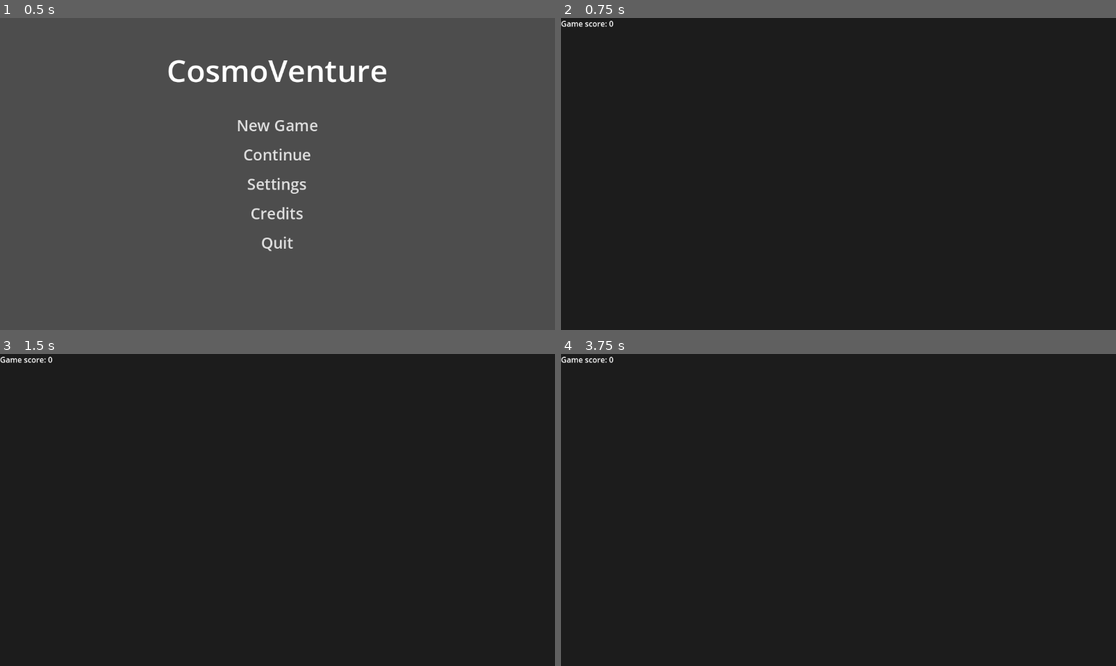
Above: before the commit, frames 1-4 (two rows, left to right).
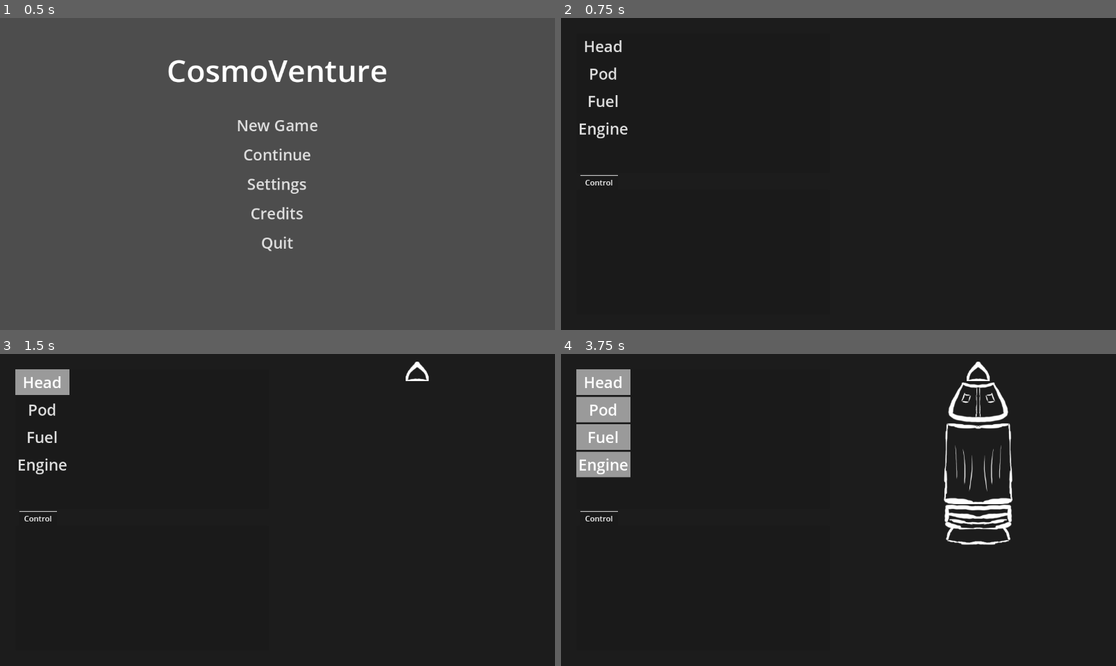
Above: after the commit, the same moments.

Repository: 100-Devs-1-Game/CosmoVenture
Game: Godot game, scene res://main.tscn
Two runs of this game, one before a commit and one after it. Both use one fixed random seed, a clock stepped at 60 frames per second and the inputs below.
Inputs (mouse positions are in pixels of both pictures, inside the frame that each line leads up to):
- Up to frame 1 (0.5 s): no input
- Up to frame 2 (0.75 s): click "New Game" at 0.5 s
- Up to frame 3 (1.5 s): click (44, 382) at 1.25 s, where only the run after the commit has a clickable "Head"
- Up to frame 4 (3.75 s): click (605, 410) at 2 s, where only the run after the commit has a clickable "Pod"; click (605, 438) at 2.75 s, where only the run after the commit has a clickable "Fuel"; click (605, 463) at 3.5 s, where only the run after the commit has a clickable "Engine"

Frame 1 is identical in both runs. In frame 2, 0.7% of the frame differs, in the area x 0-13%, y 0-54%; in frame 3, 1.5%; in frame 4, 5.5%, in the area x 0-82%, y 0-62%.

Commit message:
Basic craft assembly.

Diff:
--- /dev/null
+++ b/src/game/assembly_line.gd
@@ -0,0 +1,44 @@
+# TODO: @tool allows seeing redrawn items in 2D. Remove for actual game.
+@tool
+class_name AssemblyLine extends Node2D
+
+@onready var parts_scene := preload("res://game/parts/space_craft_parts.tscn").instantiate()
+
+var data: GameData
+var craft_parts: Array[Sprite2D] = []
+
+
+func _ready() -> void:
+	pass
+
+
+func _draw() -> void:
+	var x = 0
+	var y = 0
+	var width = 0
+	var height = 0
+	var pscale = 1
+	for part in craft_parts:
+		var size = part.get_rect().size
+		width = max(width, size.x)
+		height += size.y
+		pscale = get_viewport_rect().size.y / height
+	pscale = min(pscale, 0.5)
+	for part in craft_parts:
+		var size = part.get_rect().size
+		var view_size = get_viewport_rect().size
+		x = view_size.x / 4 - size.x / 2 * pscale
+		draw_texture_rect_region(part.texture, Rect2(x, y, size.x * pscale, size.y * pscale),
+			part.region_rect)
+		y += size.y * pscale
+
+
+
+func assemble_craft(data: GameData) -> void:
+	craft_parts.clear()
+	craft_parts.append(parts_scene.find_child(data.selected_head))
+	craft_parts.append(parts_scene.find_child(data.selected_pod))
+	craft_parts.append(parts_scene.find_child(data.selected_fuel))
+	craft_parts.append(parts_scene.find_child(data.selected_engine))
+	craft_parts = craft_parts.filter(func(part): return part != null)
+	queue_redraw()
--- a/src/game/game.gd
+++ b/src/game/game.gd
@@ -2,10 +2,48 @@
 
 @export var data: GameData
 
+
 func _ready() -> void:
-	print("Game ready")
-	print("Score: " + str(data.score))
-	%Label.text = "Game score: " + str(data.score)
+	# Assemble on load of saved data.
+	%HeadCheckButton.set_pressed_no_signal(!data.selected_head.is_empty())
+	%PodCheckButton.set_pressed_no_signal(!data.selected_pod.is_empty())
+	%FuelCheckButton.set_pressed_no_signal(!data.selected_fuel.is_empty())
+	%EngineCheckButton.set_pressed_no_signal(!data.selected_engine.is_empty())
+	_assemble()
 
-func _process(delta: float) -> void:
-	%Label.text = "Game score: " + str(data.score)
+
+func _assemble() -> void:
+	var assembly_line: AssemblyLine = get_node("%AssemblyLine")
+	assembly_line.assemble_craft(data)
+
+
+func _on_head_check_button_toggled(toggled_on: bool) -> void:
+	if toggled_on:
+		data.selected_head = "HeadMk1"
+	else:
+		data.selected_head = ""
+	_assemble()
+
+
+func _on_pod_check_button_toggled(toggled_on: bool) -> void:
+	if toggled_on:
+		data.selected_pod = "PodMk1"
+	else:
+		data.selected_pod = ""
+	_assemble()
+
+
+func _on_fuel_check_button_toggled(toggled_on: bool) -> void:
+	if toggled_on:
+		data.selected_fuel = "FuelMk1"
+	else:
+		data.selected_fuel = ""
+	_assemble()
+
+
+func _on_engine_check_button_toggled(toggled_on: bool) -> void:
+	if toggled_on:
+		data.selected_engine = "EngineMk1"
+	else:
+		data.selected_engine = ""
+	_assemble()
--- a/src/game/game.tscn
+++ b/src/game/game.tscn
@@ -1,6 +1,15 @@
-[gd_scene load_steps=2 format=3 uid="uid://cgd1x67pxpavn"]
+[gd_scene load_steps=7 format=3 uid="uid://cgd1x67pxpavn"]
 
 [ext_resource type="Script" uid="uid://d1pro72fdayqf" path="res://game/game.gd" id="1_l1rk1"]
+[ext_resource type="Script" uid="uid://c867l8s4sq4r2" path="res://game/assembly_line.gd" id="2_h7iqs"]
+[ext_resource type="PackedScene" uid="uid://qbnv5tebsywq" path="res://game/parts/space_craft_parts.tscn" id="3_h7iqs"]
+
+[sub_resource type="StyleBoxFlat" id="StyleBoxFlat_h7iqs"]
+bg_color = Color(0.60324824, 0.6032482, 0.60324806, 1)
+
+[sub_resource type="StyleBoxEmpty" id="StyleBoxEmpty_4fuuu"]
+
+[sub_resource type="StyleBoxEmpty" id="StyleBoxEmpty_h7iqs"]
 
 [node name="Game" type="Control"]
 process_mode = 1
@@ -33,9 +42,112 @@
 theme_override_constants/margin_right = 16
 theme_override_constants/margin_bottom = 16
 
-[node name="Label" type="Label" parent="."]
+[node name="HBoxContainer" type="HBoxContainer" parent="MarginContainer"]
+layout_mode = 2
+
+[node name="MissionControl" type="Control" parent="MarginContainer/HBoxContainer"]
+layout_mode = 2
+size_flags_horizontal = 3
+
+[node name="MarginContainer" type="MarginContainer" parent="MarginContainer/HBoxContainer/MissionControl"]
+layout_mode = 1
+anchors_preset = 15
+anchor_right = 1.0
+anchor_bottom = 1.0
+grow_horizontal = 2
+grow_vertical = 2
+theme_override_constants/margin_left = 16
+theme_override_constants/margin_top = 16
+theme_override_constants/margin_right = 16
+theme_override_constants/margin_bottom = 16
+
+[node name="VBoxContainer" type="VBoxContainer" parent="MarginContainer/HBoxContainer/MissionControl/MarginContainer"]
+layout_mode = 2
+
+[node name="MarginContainer" type="MarginContainer" parent="MarginContainer/HBoxContainer/MissionControl/MarginContainer/VBoxContainer"]
+layout_mode = 2
+size_flags_vertical = 3
+
+[node name="PanelContainer" type="PanelContainer" parent="MarginContainer/HBoxContainer/MissionControl/MarginContainer/VBoxContainer/MarginContainer"]
+layout_mode = 2
+
+[node name="GridContainer" type="GridContainer" parent="MarginContainer/HBoxContainer/MissionControl/MarginContainer/VBoxContainer/MarginContainer"]
+layout_mode = 2
+
+[node name="HeadCheckButton" type="Button" parent="MarginContainer/HBoxContainer/MissionControl/MarginContainer/VBoxContainer/MarginContainer/GridContainer"]
 unique_name_in_owner = true
-layout_mode = 0
-offset_right = 40.0
-offset_bottom = 23.0
-text = "Game Score: -1"
+layout_mode = 2
+theme_override_font_sizes/font_size = 32
+theme_override_styles/pressed = SubResource("StyleBoxFlat_h7iqs")
+theme_override_styles/focus = SubResource("StyleBoxEmpty_4fuuu")
+toggle_mode = true
+text = "Head"
+
+[node name="PodCheckButton" type="Button" parent="MarginContainer/HBoxContainer/MissionControl/MarginContainer/VBoxContainer/MarginContainer/GridContainer"]
+unique_name_in_owner = true
+layout_mode = 2
+theme_override_font_sizes/font_size = 32
+theme_override_styles/pressed = SubResource("StyleBoxFlat_h7iqs")
+theme_override_styles/focus = SubResource("StyleBoxEmpty_4fuuu")
+toggle_mode = true
+text = "Pod"
+
+[node name="FuelCheckButton" type="Button" parent="MarginContainer/HBoxContainer/MissionControl/MarginContainer/VBoxContainer/MarginContainer/GridContainer"]
+unique_name_in_owner = true
+layout_mode = 2
+theme_override_font_sizes/font_size = 32
+theme_override_styles/pressed = SubResource("StyleBoxFlat_h7iqs")
+theme_override_styles/focus = SubResource("StyleBoxEmpty_h7iqs")
+toggle_mode = true
+text = "Fuel"
+
+[node name="EngineCheckButton" type="Button" parent="MarginContainer/HBoxContainer/MissionControl/MarginContainer/VBoxContainer/MarginContainer/GridContainer"]
+unique_name_in_owner = true
+layout_mode = 2
+theme_override_font_sizes/font_size = 32
+theme_override_styles/pressed = SubResource("StyleBoxFlat_h7iqs")
+theme_override_styles/focus = SubResource("StyleBoxEmpty_h7iqs")
+toggle_mode = true
+text = "Engine"
+
+[node name="MarginContainer2" type="MarginContainer" parent="MarginContainer/HBoxContainer/MissionControl/MarginContainer/VBoxContainer"]
+layout_mode = 2
+size_flags_vertical = 3
+
+[node name="TabContainer" type="TabContainer" parent="MarginContainer/HBoxContainer/MissionControl/MarginContainer/VBoxContainer/MarginContainer2"]
+layout_mode = 2
+current_tab = 0
+
+[node name="Control" type="Control" parent="MarginContainer/HBoxContainer/MissionControl/MarginContainer/VBoxContainer/MarginContainer2/TabContainer"]
+layout_mode = 2
+metadata/_tab_index = 0
+
+[node name="Simulation" type="Control" parent="MarginContainer/HBoxContainer"]
+layout_mode = 2
+size_flags_horizontal = 3
+
+[node name="MarginContainer" type="MarginContainer" parent="MarginContainer/HBoxContainer/Simulation"]
+layout_mode = 1
+anchors_preset = 15
+anchor_right = 1.0
+anchor_bottom = 1.0
+grow_horizontal = 2
+grow_vertical = 2
+theme_override_constants/margin_left = 16
+theme_override_constants/margin_top = 16
+theme_override_constants/margin_right = 16
+theme_override_constants/margin_bottom = 16
+
+[node name="AssemblyLine" type="Node2D" parent="MarginContainer/HBoxContainer/Simulation/MarginContainer"]
+unique_name_in_owner = true
+script = ExtResource("2_h7iqs")
+
+[node name="SpaceCraftParts" parent="." instance=ExtResource("3_h7iqs")]
+visible = false
+
+[connection signal="pressed" from="MarginContainer/HBoxContainer/MissionControl/MarginContainer/VBoxContainer/MarginContainer/GridContainer/HeadCheckButton" to="." method="_on_pod_check_button_pressed"]
+[connection signal="toggled" from="MarginContainer/HBoxContainer/MissionControl/MarginContainer/VBoxContainer/MarginContainer/GridContainer/HeadCheckButton" to="." method="_on_head_check_button_toggled"]
+[connection signal="pressed" from="MarginContainer/HBoxContainer/MissionControl/MarginContainer/VBoxContainer/MarginContainer/GridContainer/PodCheckButton" to="." method="_on_pod_check_button_pressed"]
+[connection signal="toggled" from="MarginContainer/HBoxContainer/MissionControl/MarginContainer/VBoxContainer/MarginContainer/GridContainer/PodCheckButton" to="." method="_on_pod_check_button_toggled"]
+[connection signal="toggled" from="MarginContainer/HBoxContainer/MissionControl/MarginContainer/VBoxContainer/MarginContainer/GridContainer/FuelCheckButton" to="." method="_on_fuel_check_button_toggled"]
+[connection signal="toggled" from="MarginContainer/HBoxContainer/MissionControl/MarginContainer/VBoxContainer/MarginContainer/GridContainer/EngineCheckButton" to="." method="_on_engine_check_button_toggled"]
--- /dev/null
+++ b/src/game/parts/space_craft_parts.tscn
@@ -0,0 +1,29 @@
+[gd_scene load_steps=2 format=3 uid="uid://qbnv5tebsywq"]
+
+[ext_resource type="Texture2D" uid="uid://b41hw7hoo58hd" path="res://assets/First_Cosmo_Rocket.png" id="1_370wy"]
+
+[node name="SpaceCraftParts" type="Node2D"]
+
+[node name="HeadMk1" type="Sprite2D" parent="."]
+visible = false
+texture = ExtResource("1_370wy")
+region_enabled = true
+region_rect = Rect2(912, 64, 96, 80)
+
+[node name="PodMk1" type="Sprite2D" parent="."]
+visible = false
+texture = ExtResource("1_370wy")
+region_enabled = true
+region_rect = Rect2(832, 168, 256, 176)
+
+[node name="FuelMk1" type="Sprite2D" parent="."]
+visible = false
+texture = ExtResource("1_370wy")
+region_enabled = true
+region_rect = Rect2(816, 416, 288, 336)
+
+[node name="EngineMk1" type="Sprite2D" parent="."]
+visible = false
+texture = ExtResource("1_370wy")
+region_enabled = true
+region_rect = Rect2(816, 792, 288, 168)
--- a/src/saves/game_data.gd
+++ b/src/saves/game_data.gd
@@ -1,3 +1,9 @@
 class_name GameData extends Resource
 
 @export var score := 0
+
+# TODO: Change these to enum
+@export var selected_head: String
+@export var selected_pod: String
+@export var selected_fuel: String
+@export var selected_engine: String
--- a/src/saves/save_manager.gd
+++ b/src/saves/save_manager.gd
@@ -9,6 +9,6 @@
 	if (ResourceLoader.exists(save_path)):
 		var data = ResourceLoader.load(save_path) as GameData
 		if data != null:
-			print("Loaded data: " + str(data.score))
+			print("Loaded data: " + str(data.selected_pod))
 			return data
 	return GameData.new()
Binary file added: src/assets/First_Cosmo_Rocket.png
Not shown, added: src/assets/First_Cosmo_Rocket.png.import
Not shown, added: src/game/assembly_line.gd.uid
